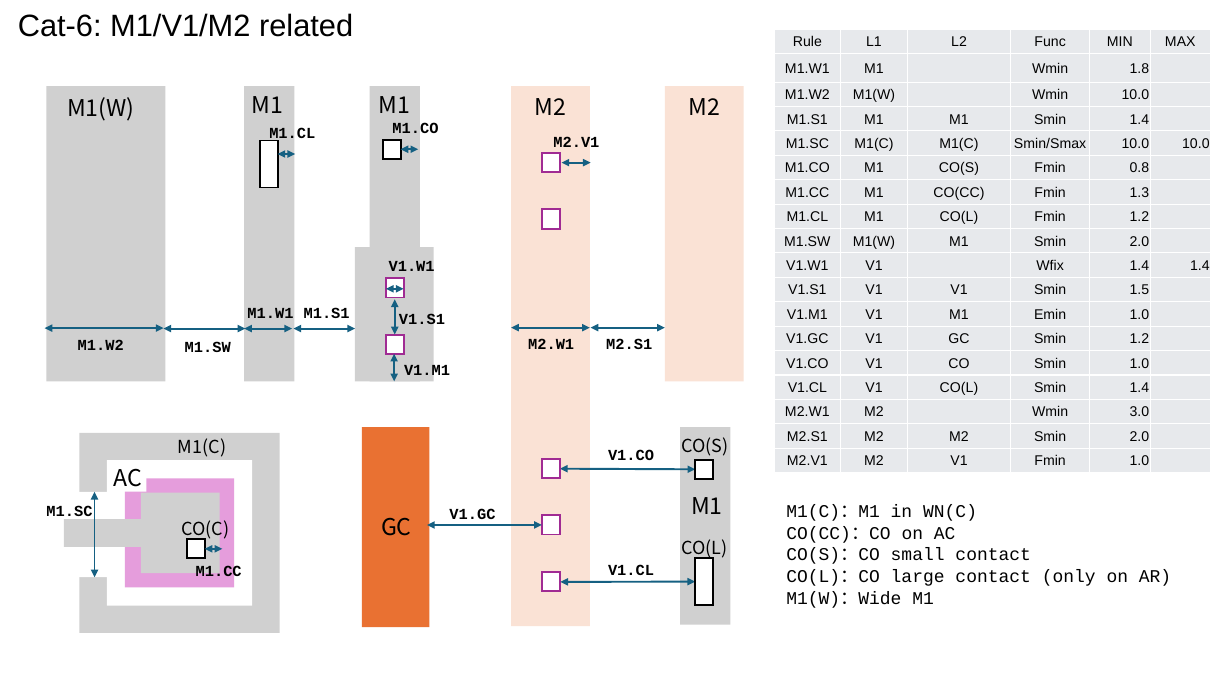
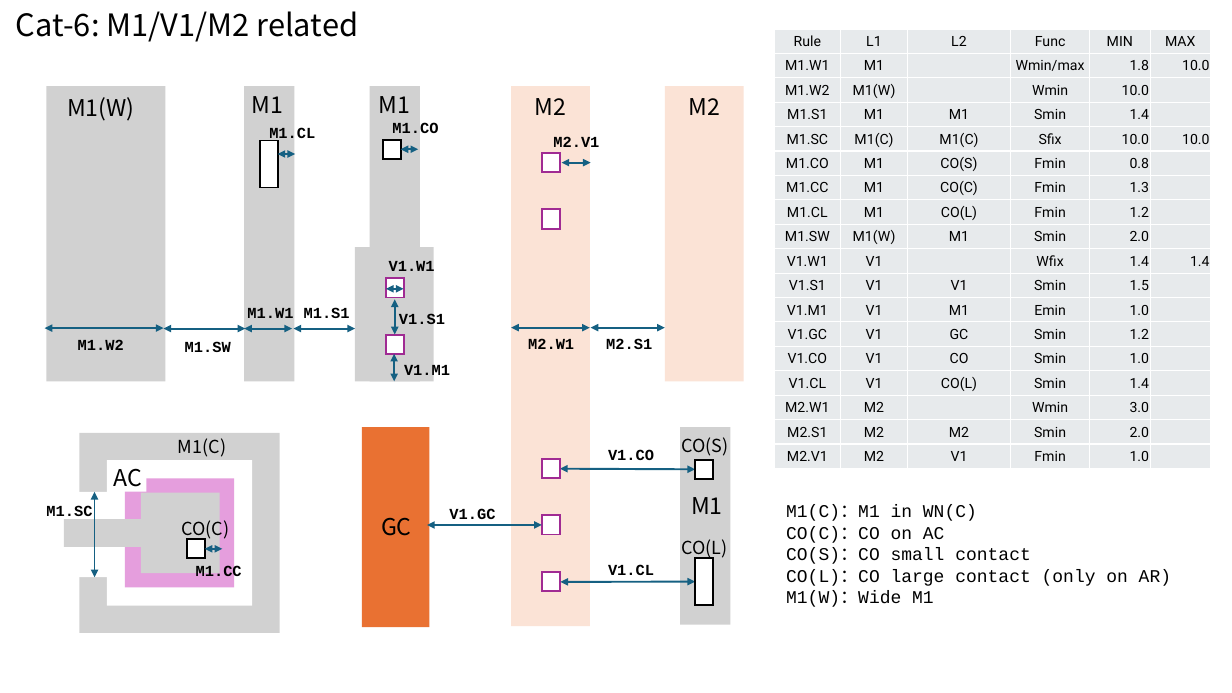
Before and after one commit to d-m-bailey/TR-1um, a slide deck: slide 8 of Document/TR-1um_DRC_summary.pptx. Drawn at 1232x693 pixels with LibreOffice and Linux fonts; fonts in the diff are those of the drawing. Boxes give left, top, right and bottom in pixels: in the first picture for what was removed or moved away, otherwise in the second. Text is boxed around its words. In the diff, an @@ line names an element or a change of style, - is before the commit and + after.

```diff
--- a/Document/TR-1um_DRC_summary.pptx
+++ b/Document/TR-1um_DRC_summary.pptx
@@ text "Cat-6: M1/V1/M2 related" at (x1=16, y1=11, x2=359, y2=42): font Arial to Noto Sans CJK JP @@
@@ table at (x1=775, y1=29, x2=1210, y2=469) @@
-row 2, column 4: Wmin
+row 2, column 4: Wmin/max
-row 2, column 6: 
+row 2, column 6: 10.0
-row 5, column 4: Smin/Smax
+row 5, column 4: Sfix
-row 7, column 3: CO(CC)
+row 7, column 3: CO(C)
@@ fill #E7E9EC to #E8EAED in 108 cells @@
@@ font Arial to Roboto @@
@@ text at (x1=786, y1=526, x2=945, y2=543): text changed @@
-CO(CC)：CO on AC
+CO(C)：CO on AC
```
Also in this commit, not shown: 13 other slides changed, 1 other file.
